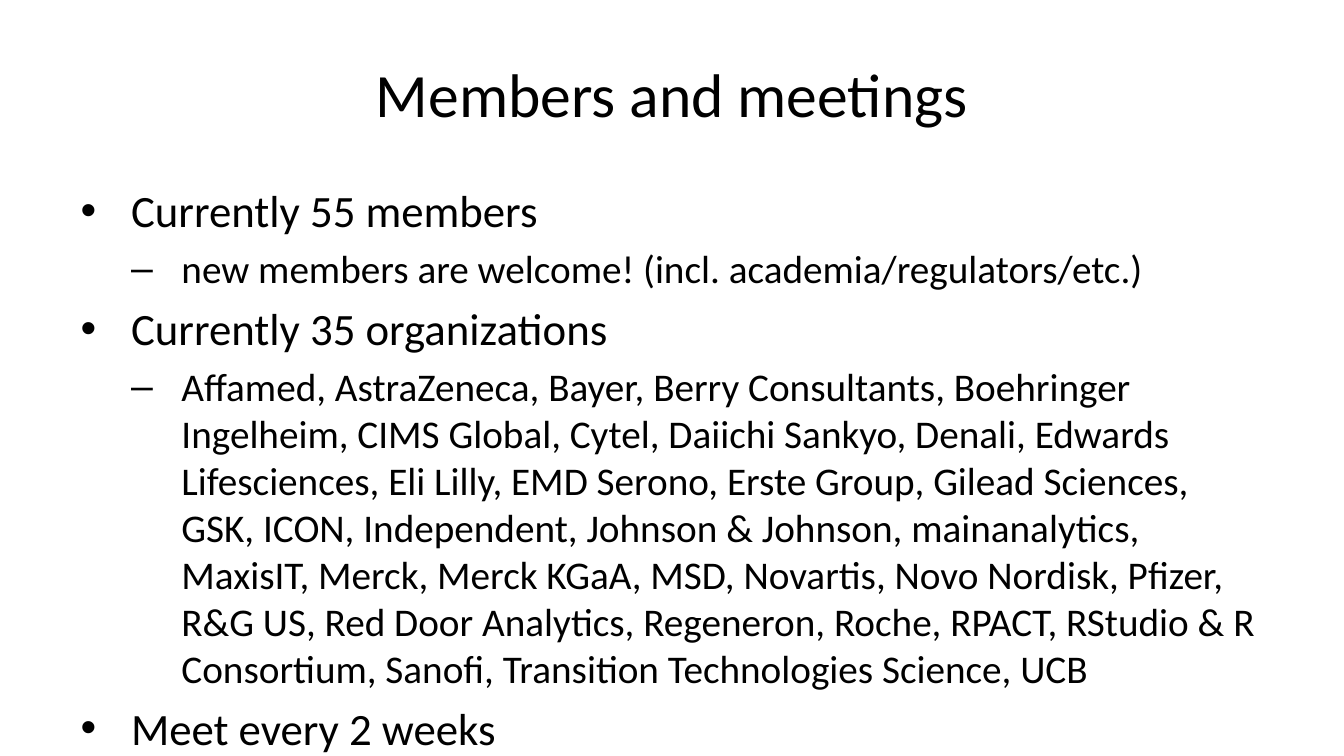
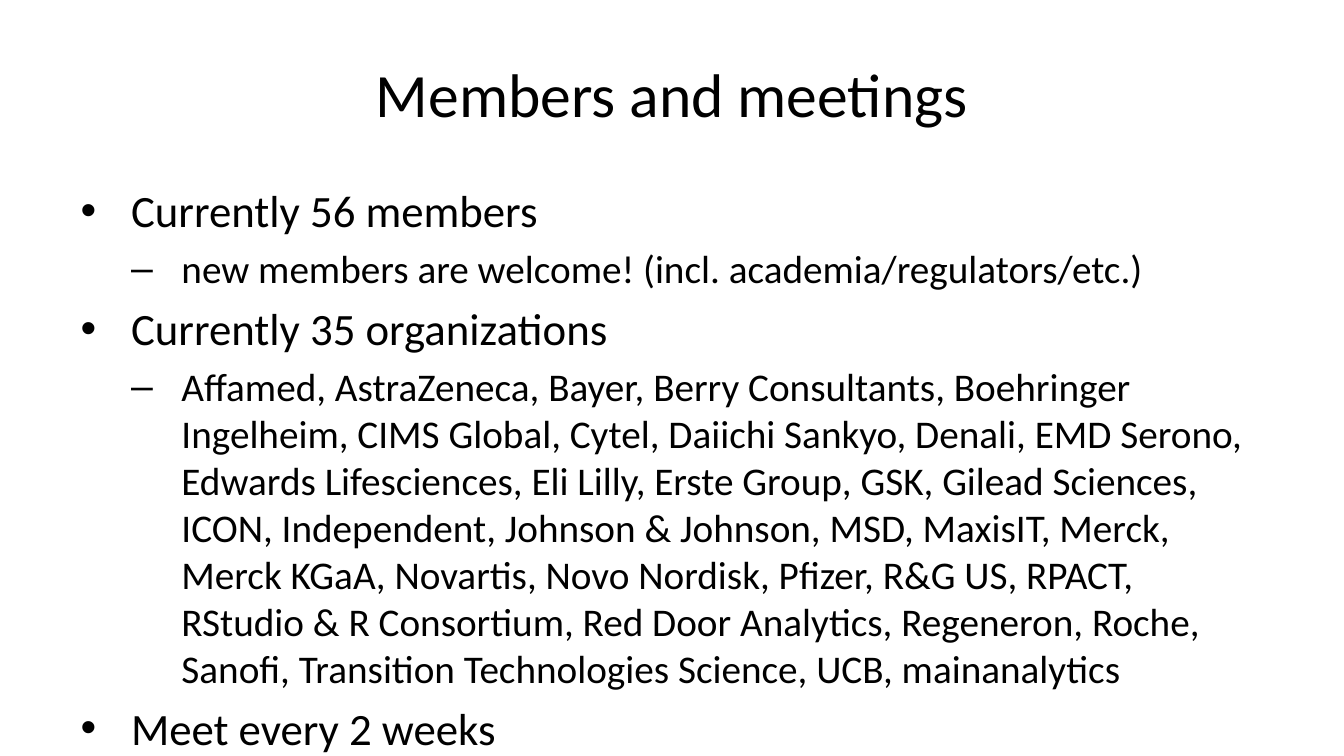
Before and after one commit to openstatsware/website, a slide deck: slide 8 of slides/cen-first-year-wg-sep2023.pptx. Drawn at 1344x756 pixels with LibreOffice and Linux fonts; fonts in the diff are those of the drawing. Boxes give left, top, right and bottom in pixels: in the first picture for what was removed or moved away, otherwise in the second. Text is boxed around its words. In the diff, an @@ line names an element or a change of style, - is before the commit and + after.

```diff
--- a/slides/cen-first-year-wg-sep2023.pptx
+++ b/slides/cen-first-year-wg-sep2023.pptx
@@ text at (131,196,538,235): text changed @@
-• Currently 55 members
+• Currently 56 members
@@ text at (181,373,1241,690): text changed @@
-  – Affamed, AstraZeneca, Bayer, Berry Consultants, Boehringer Ingelheim, CIMS Global, Cytel, Daiichi Sankyo, Denali, Edwards Lifesciences, Eli Lilly, EMD Serono, Erste Group, Gilead Sciences, GSK, ICON, Independent, Johnson & Johnson, mainanalytics, MaxisIT, Merck, Merck KGaA, MSD, Novartis, Novo Nordisk, Pfizer, R&G US, Red Door Analytics, Regeneron, Roche, RPACT, RStudio & R Consortium, Sanofi, Transition Technologies Science, UCB
+  – Affamed, AstraZeneca, Bayer, Berry Consultants, Boehringer Ingelheim, CIMS Global, Cytel, Daiichi Sankyo, Denali, EMD Serono, Edwards Lifesciences, Eli Lilly, Erste Group, GSK, Gilead Sciences, ICON, Independent, Johnson & Johnson, MSD, MaxisIT, Merck, Merck KGaA, Novartis, Novo Nordisk, Pfizer, R&G US, RPACT, RStudio & R Consortium, Red Door Analytics, Regeneron, Roche, Sanofi, Transition Technologies Science, UCB, mainanalytics
```
Also in this commit, not shown: 50 other files.
